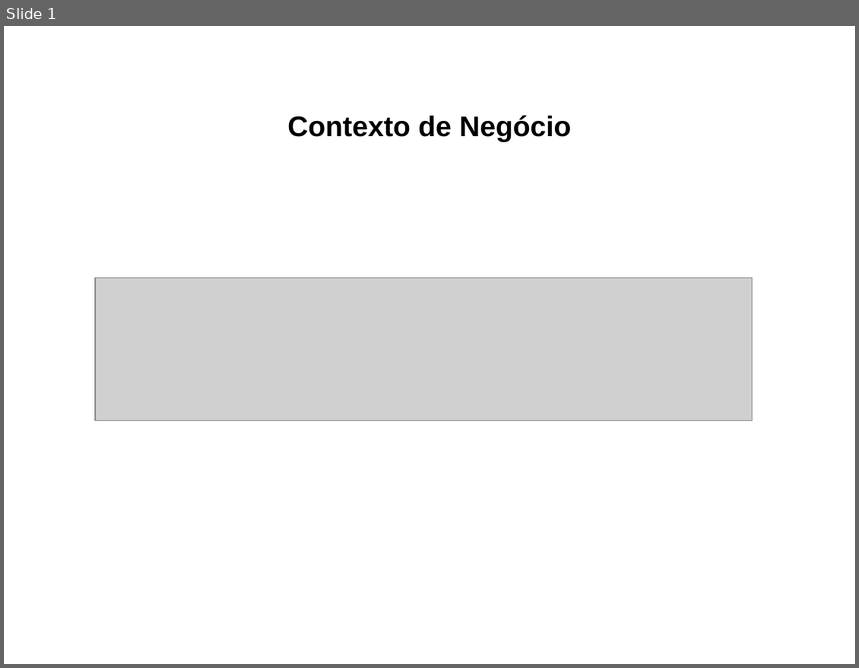
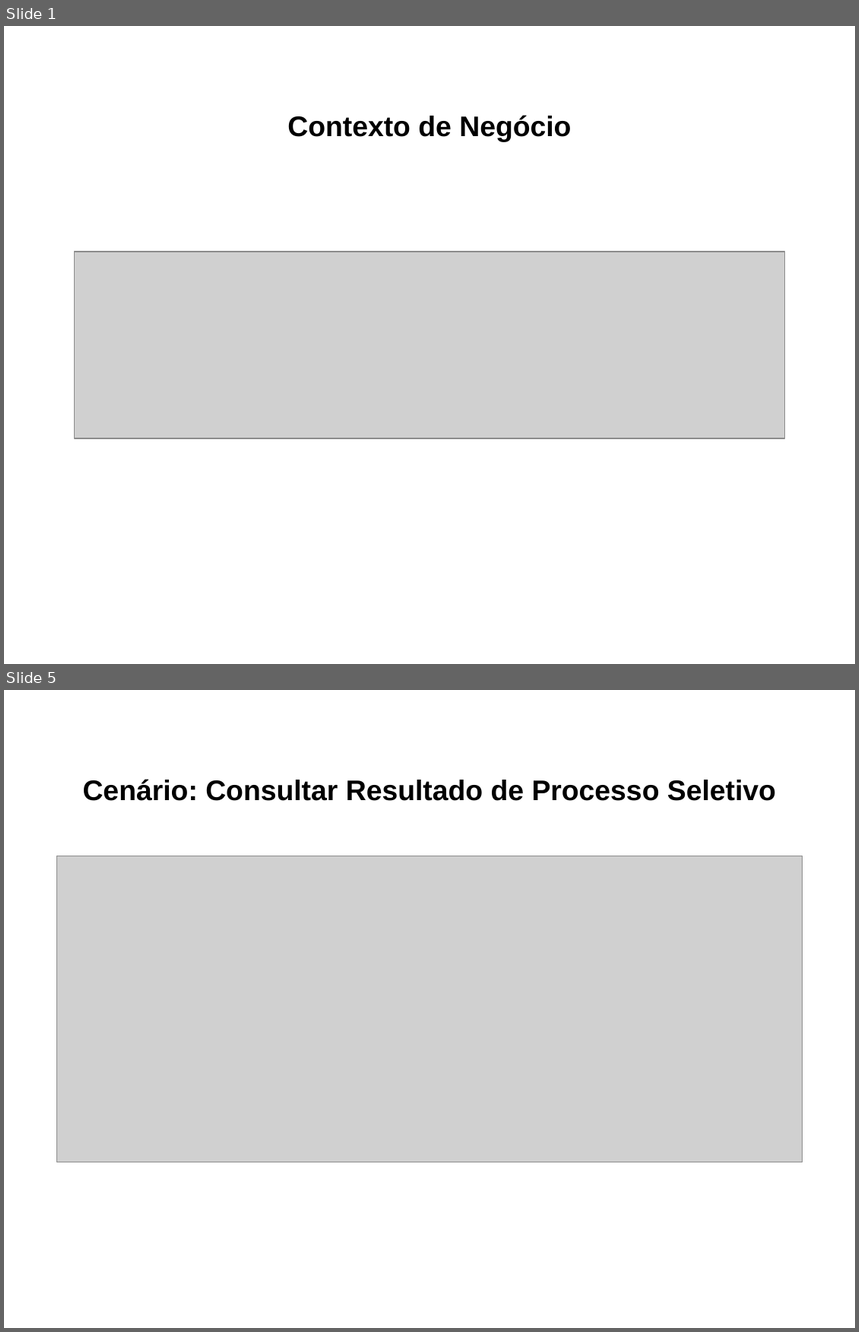
Before and after one commit to leozabotto/smart-owl, a slide deck: Artefatos/15 - Arquitetura de Negócio para cada Cenário.pptx. Shown one above the other, each under a label of ours: slide 1 before the commit, slides 1 and 5 after it; the slides between them are not shown. The pictures are 859x668 and 859x1332 pixels, drawn with LibreOffice and Linux fonts; fonts in the diff are those of the drawing; grey boxes stand for pictures. Boxes give left, top, right and bottom in pixels: in the first picture for what was removed or moved away, otherwise in the second. Text is boxed around its words. In the diff, an @@ line names an element or a change of style, - is before the commit and + after.

```diff
--- a/Artefatos/15 - Arquitetura de Negócio para cada Cenário.pptx
+++ b/Artefatos/15 - Arquitetura de Negócio para cada Cenário.pptx
@@ slide 5 added at (4,690,855,1328), background #FFFFFF @@
@@ text added at (83,779,776,801), 24 pt, text #000000, bold @@
+Cenário: Consultar Resultado de Processo Seletivo
@@ picture added at (56,856,803,1163) @@
@@ slide 1 changed as well @@
@@ picture: place and size @@
-picture at (95,278,752,421)
+picture at (75,252,785,439)
```
Also in this commit, not shown: 1 other slide changed, 3 other slides added, 2 slides removed, 18 other files.
